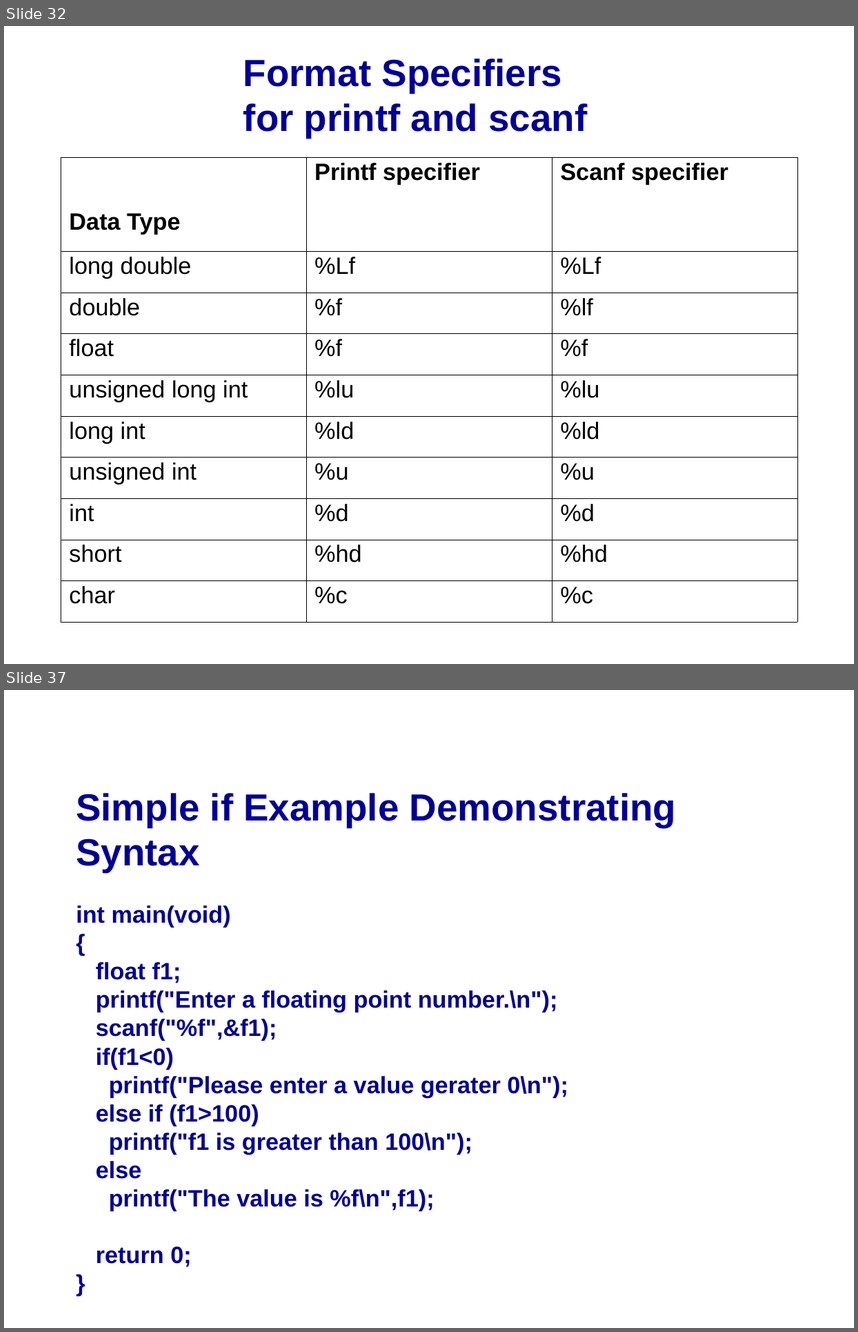
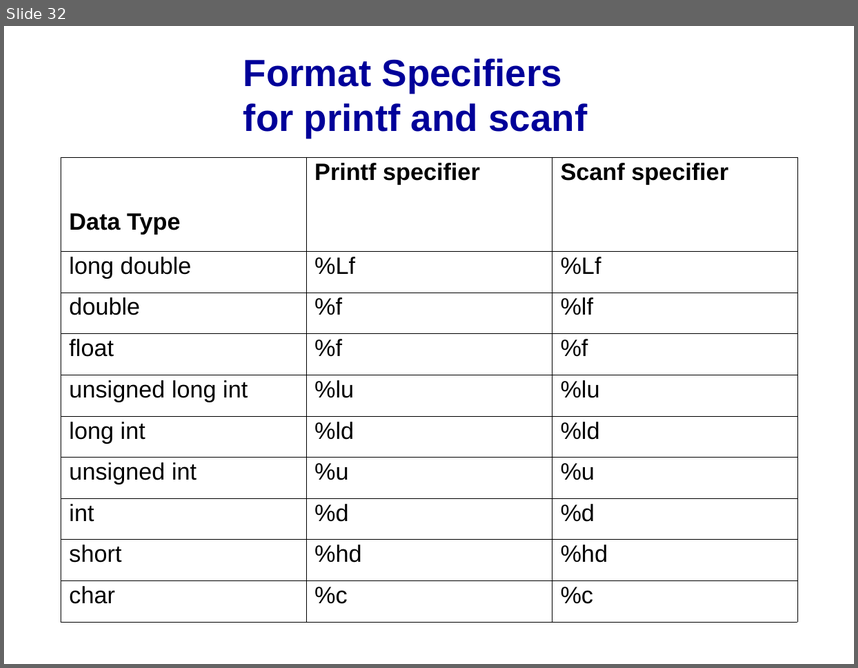
Before and after one commit to mikeg64/iome, a slide deck: src/examples/course/c/presentation/IntrotoC1.ppt. Shown one above the other, each under a label of ours: slides 32 and 37 before the commit, slide 32 after it; the slides between them are not shown. The pictures are 858x1332 and 858x668 pixels, drawn with LibreOffice and Linux fonts; fonts in the diff are those of the drawing; background and template pictures are left out. Boxes give left, top, right and bottom in pixels: in the first picture for what was removed or moved away, otherwise in the second. Text is boxed around its words. In the diff, an @@ line names an element or a change of style, - is before the commit and + after.

Commit message:
Basic examples added

```diff
--- a/src/examples/course/c/presentation/IntrotoC1.ppt
+++ b/src/examples/course/c/presentation/IntrotoC1.ppt
@@ slide 37 removed at (4, 690, 854, 1328), background picture (left out) @@
@@ text removed at (76, 793, 676, 872) @@
-Simple if Example Demonstrating Syntax
@@ text removed at (76, 905, 568, 1267) @@
-int main(void)
-{
-float f1;
-printf("Enter a floating point number.\n");
-scanf("%f",&f1);
-if(f1<0)
-printf("Please enter a value gerater 0\n");
-else if (f1>100)
-printf("f1 is greater than 100\n");
-else
-printf("The value is %f\n",f1);
-return 0;
-}
```
Also in this commit, not shown: 11 slides changed, 16 other slides removed, 7 other files.
